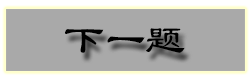
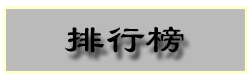
The second 250px x 80px image is a revision of the first. Changes to its layers:
hid "下一题" over <box>65,28,185,53</box>
showed "排行榜" over <box>65,26,184,53</box>
